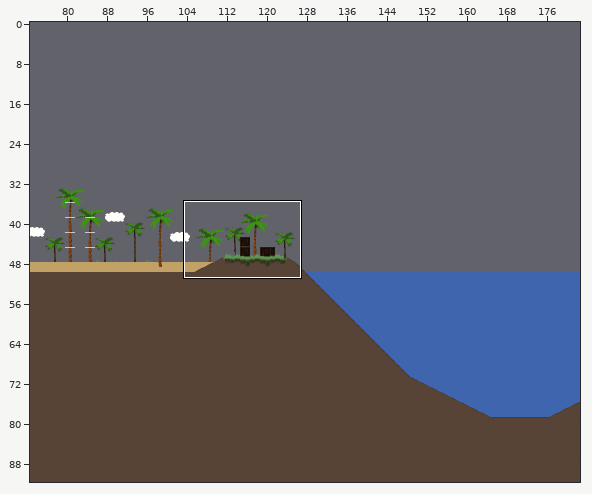
Two states of a Tiled map (JSON), src/assets/levels/map.json. The picture above shows the old version from afar; the outline marks the close-up.
Close-up. Before the commit:
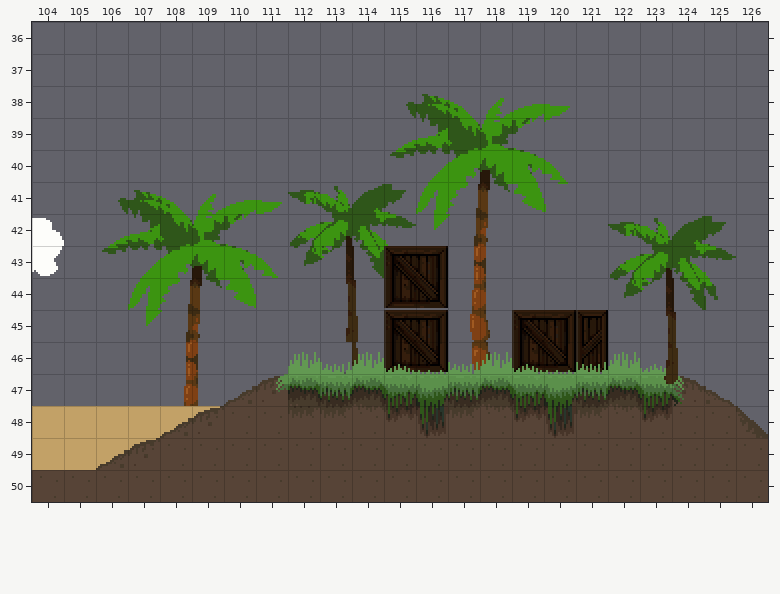
Cells are 16x16 px. Shown: x 104..126, y 36..50. The commit also changed other parts of the map, which this record leaves out. Tiles whose own drawing changed are shown in their newer look in all pictures.
After:
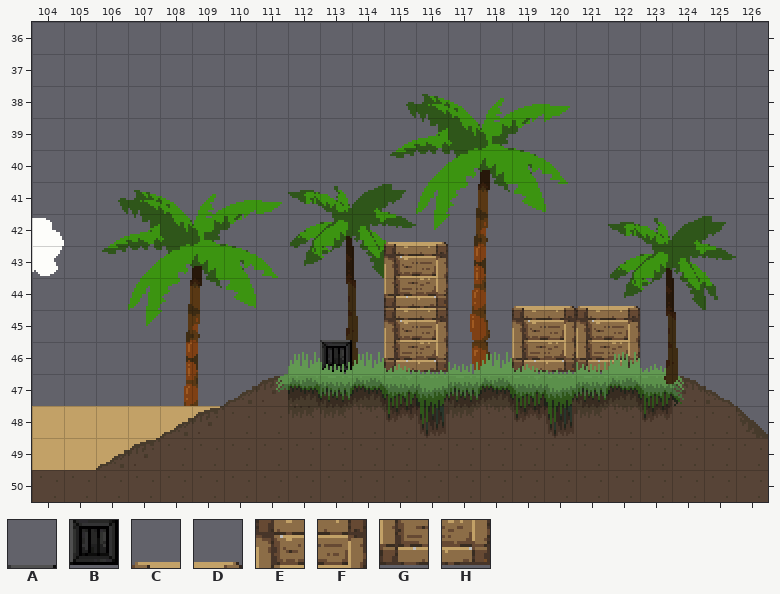
Key: from "tiles": A 21, B 53, C 83, D 84, E 86, F 87, G 118, H 119.
_ is an empty cell.
From old to new:
{"where": "layer \"background2\""}
{"y":42,"x":115,"old":"__","new":"CD"}
{"y":44,"x":115,"old":"__","new":"CD"}
{"y":44,"x":119,"old":"____","new":"CDCD"}
{"y":45,"x":113,"old":"_","new":"A"}
{"y":46,"x":113,"old":"_","new":"B"}
{"where": "layer \"ground\""}
{"y":43,"x":115,"old":"__","new":"EF"}
{"y":44,"x":115,"old":"__","new":"GH"}
{"y":45,"x":115,"old":"__","new":"EF"}
{"y":45,"x":119,"old":"____","new":"EFEF"}
{"y":46,"x":115,"old":"__","new":"GH"}
{"y":46,"x":119,"old":"____","new":"GHGH"}
